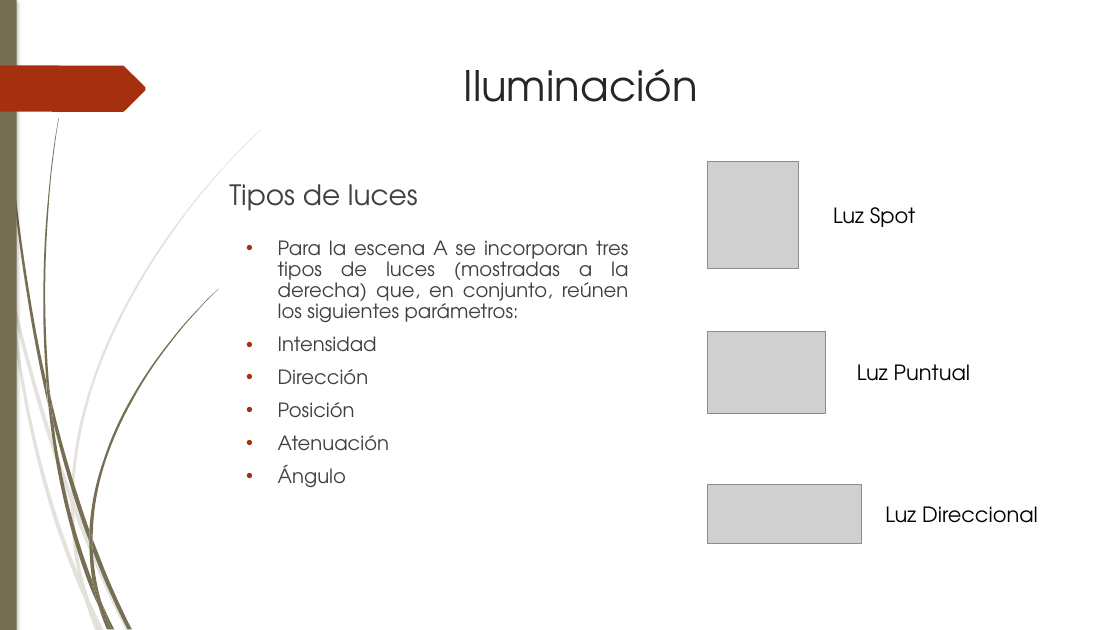
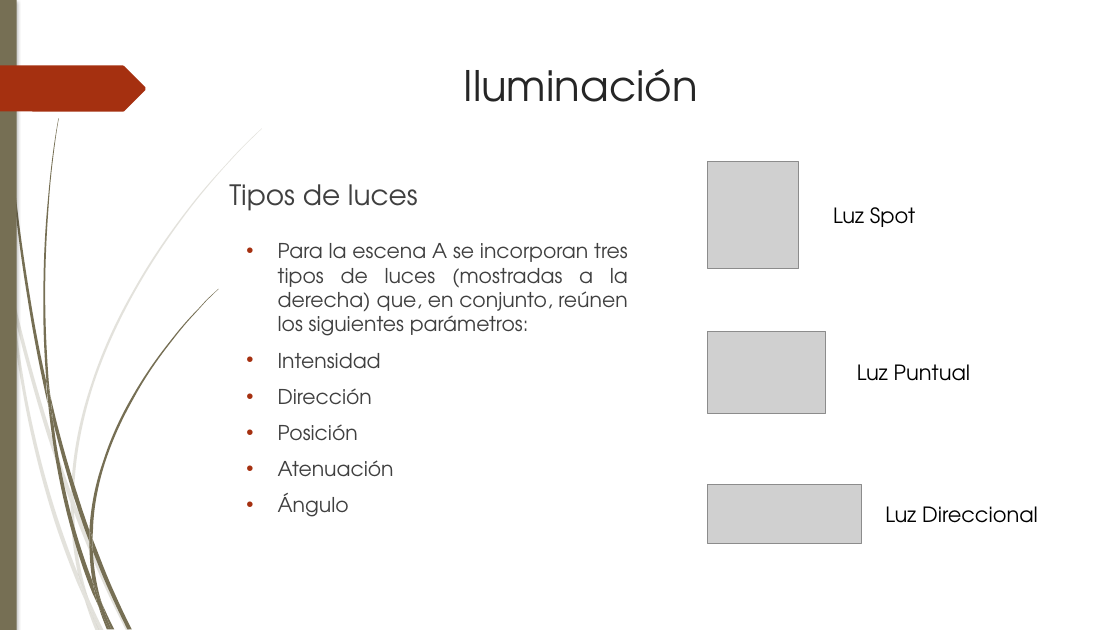
Before and after one commit to Barbmatt/Proyecto2, a slide deck: slide 8 of Presentación/Presentacion Proyecto 2.pptx. Drawn at 1120x630 pixels with LibreOffice and Linux fonts; fonts in the diff are those of the drawing; grey boxes stand for pictures. Boxes give left, top, right and bottom in pixels: in the first picture for what was removed or moved away, otherwise in the second. Text is boxed around its words. In the diff, an @@ line names an element or a change of style, - is before the commit and + after.

```diff
--- a/Presentación/Presentacion Proyecto 2.pptx
+++ b/Presentación/Presentacion Proyecto 2.pptx
@@ freeform shape at box(71, 129, 262, 501): outline redrawn @@
@@ text "Para la escena A se ..." at box(278, 243, 628, 517): size 16.8 to 17.5 pt; line spacing 0.9 to 1 @@
```
Also in this commit, not shown: 14 other slides changed, 1 slide added, 1 slide removed, 2 other files.
